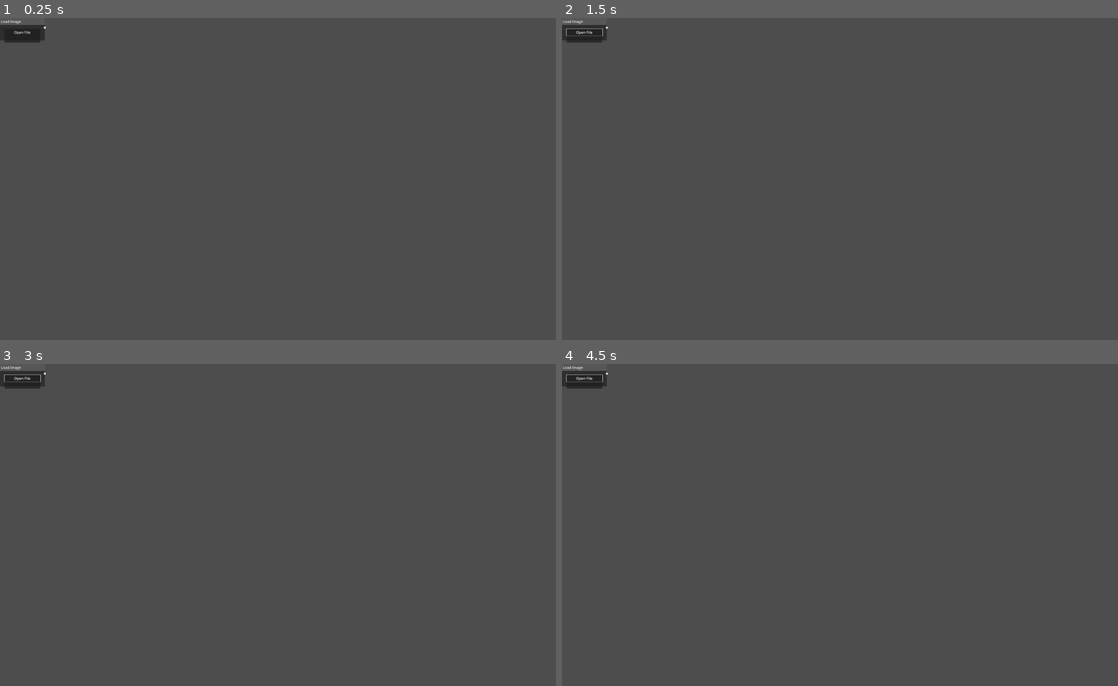
Above: before the commit, frames 1-4 (two rows, left to right).
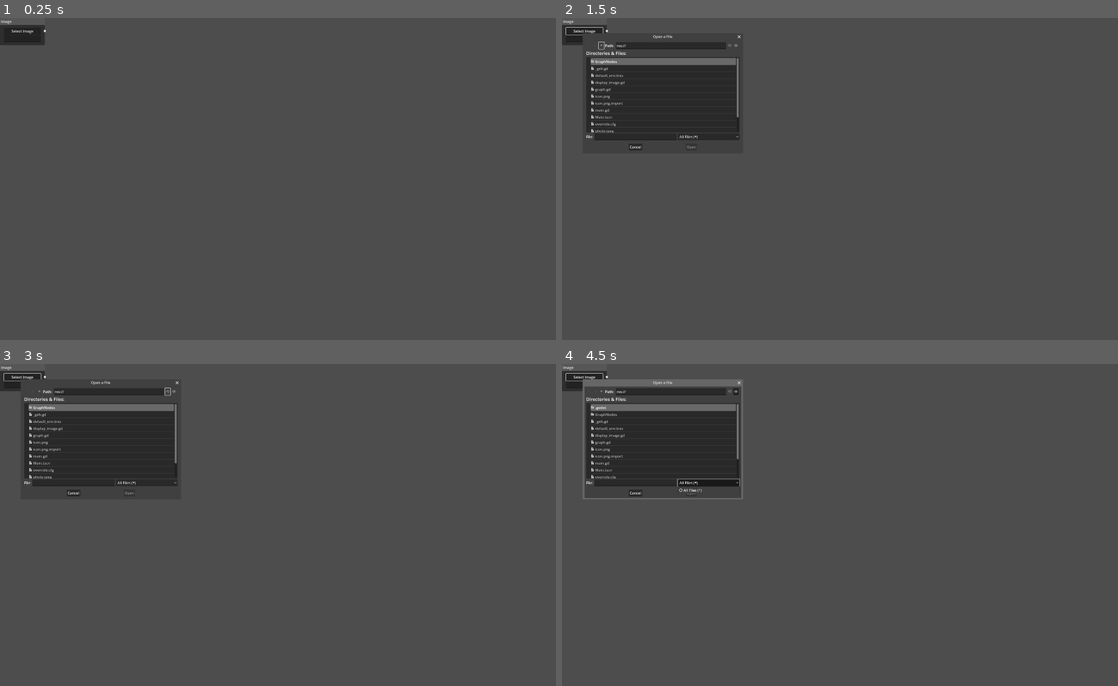
Above: after the commit, the same moments.

Repository: ad-si/FlowMage
Game: Godot game, scene res://GraphNodes/Image.tscn
The game is run twice, just before and just after one commit, with the same random seed, the same clock (stepped at 60 frames per second) and the same inputs. This scene is started directly instead of the project's main scene.
Inputs (mouse positions are in pixels of both pictures, inside the frame that each line leads up to):
- Up to frame 1 (0.25 s): no input
- Up to frame 2 (1.5 s): click "Open File" (after the commit: "Select Image") at 0.5 s; click (600, 46) at 1.27 s
- Up to frame 3 (3 s): click (38, 392) at 2.02 s; click (166, 392) at 2.77 s
- Up to frame 4 (4.5 s): click (734, 392) at 3.52 s; click (706, 483) at 4.25 s, where only the run after the commit has a clickable "All Files (*)"

The runs differ from the first frame. In frame 1, 0.1% of the frame differs, in the area x 0-9%, y 0-9%; in frame 2, 7.4%; in frame 3, 7.4%; in frame 4, 8.2%, in the area x 0-33%, y 0-43%.

Commit message:
Re-enable file dialog popup for selecting an image

Diff:
--- a/GraphNodes/Image.tscn
+++ b/GraphNodes/Image.tscn
@@ -5,12 +5,10 @@
 
 var current_path := \"\"
 
-signal file_dialog_request(source_node)
-
 
 func set_loaded_path(new_path):
 	current_path = new_path
-	$Wrapper/LineEdit.set_text(new_path)
+	$LineEdit.set_text(new_path)
 
 
 func _on_GraphNode_close_request():
@@ -18,14 +16,28 @@
 
 
 func _on_Button_pressed():
-	emit_signal(\"file_dialog_request\", get_instance_id())
+	print(\"Button was pressed\")
+	var fileDialog := FileDialog.new()
+	fileDialog.title = \"Select An Image\"
+	fileDialog.file_mode = FileDialog.FILE_MODE_OPEN_FILE
+	fileDialog.connect(\"file_selected\", Callable(self, \"on_file_selected\"))
+
+	add_child(fileDialog)
+	fileDialog.popup(Rect2(100, 100, 700, 500))
+
+	#file_dialog_request.emit(get_instance_id())
+
+func on_file_selected(filePath : String) :
+	print(\"Selected file:\", filePath)
+	current_path = filePath
+	$LineEdit.set_text(filePath)
 "
 
 [node name="ImageSelectNode" type="GraphNode"]
 offset_right = 200.0
-offset_bottom = 100.0
+offset_bottom = 121.0
 scale = Vector2(1, 1.00473)
-title = "Load Image"
+title = "Image"
 slot/0/left_enabled = false
 slot/0/left_type = 0
 slot/0/left_color = Color(1, 1, 1, 1)
@@ -44,31 +56,25 @@
 slot/1/right_color = Color(1, 1, 1, 1)
 slot/1/right_icon = null
 slot/1/draw_stylebox = true
+slot/2/left_enabled = false
+slot/2/left_type = 0
+slot/2/left_color = Color(1, 1, 1, 1)
+slot/2/left_icon = null
+slot/2/right_enabled = false
+slot/2/right_type = 0
+slot/2/right_color = Color(1, 1, 1, 1)
+slot/2/right_icon = null
+slot/2/draw_stylebox = true
 script = SubResource("1")
 
-[node name="Wrapper" type="Control" parent="."]
+[node name="Button" type="Button" parent="."]
 layout_mode = 2
+text = "Select Image"
 
-[node name="Button" type="Button" parent="Wrapper"]
-layout_mode = 0
-anchor_left = 0.5
-anchor_right = 0.5
-offset_left = -80.0
-offset_top = 5.0
-offset_right = 80.0
-offset_bottom = 20.0
-text = "Open File"
-
-[node name="LineEdit" type="LineEdit" parent="Wrapper"]
-layout_mode = 0
-anchor_left = 0.5
-anchor_right = 0.5
-offset_left = -80.0
-offset_top = 35.0
-offset_right = 80.0
-offset_bottom = 55.7411
+[node name="LineEdit" type="LineEdit" parent="."]
+layout_mode = 2
 
 [node name="Output Slot" type="Control" parent="."]
 layout_mode = 2
 
-[connection signal="pressed" from="Wrapper/Button" to="." method="_on_Button_pressed"]
+[connection signal="pressed" from="Button" to="." method="_on_Button_pressed"]
--- a/Main.tscn
+++ b/Main.tscn
@@ -1,6 +1,7 @@
-[gd_scene load_steps=4 format=3 uid="uid://dn3pv41edvkkt"]
+[gd_scene load_steps=5 format=3 uid="uid://dn3pv41edvkkt"]
 
 [ext_resource type="Script" path="res://display_image.gd" id="1"]
+[ext_resource type="Script" path="res://Main.gd" id="1_0jabs"]
 [ext_resource type="Script" path="res://graph.gd" id="3"]
 
 [sub_resource type="StyleBoxFlat" id="1"]
@@ -15,6 +16,7 @@
 grow_horizontal = 2
 grow_vertical = 2
 theme_override_styles/panel = SubResource("1")
+script = ExtResource("1_0jabs")
 
 [node name="Control" type="Control" parent="."]
 layout_mode = 1
@@ -53,10 +55,10 @@
 
 [node name="Show" type="GraphNode" parent="Control/Panel Left/GraphEdit"]
 layout_mode = 0
-offset_left = 891.0
-offset_top = 791.0
-offset_right = 976.0
-offset_bottom = 846.0
+offset_left = 887.0
+offset_top = 778.0
+offset_right = 972.0
+offset_bottom = 833.0
 mouse_filter = 1
 position_offset = Vector2(887, 778)
 title = "SHOW"
--- a/graph.gd
+++ b/graph.gd
@@ -13,6 +13,7 @@
 var last_popup_position = null # Vertex
 var last_popup_source_id = null # Instance id
 const imageNodeToPath := {} # Mappings of `nodeName: path`
+
 
 func _ready():
 	for graph_node in graph_nodes:
@@ -63,18 +64,13 @@
 	var selected_node = graph_nodes[id]
 	var node_instance = selected_node.scene.instantiate()
 
-	if selected_node.name == "Input/Image":
-		node_instance.connect(
-			"file_dialog_request",
-			Callable(self, "selet_image_node")
-		)
-
 	if last_popup_position != null:
 		node_instance.set_position(last_popup_position)
 
 	add_child(node_instance)
 
 func _on_file_dialog_request(source_node_id):
+	print("Open File Dialog")
 	$"../../FileDialog".popup()
 	last_popup_source_id = source_node_id
 
--- a/main.gd
+++ b/main.gd
@@ -1 +1,4 @@
-extends Control
+extends Panel
+
+func _ready():
+	print("Main panel is ready")
--- a/project.godot
+++ b/project.godot
@@ -24,6 +24,11 @@
 window/stretch/scale=1.5
 window/stretch/scale_mode="integer"
 
+[editor]
+
+version_control/plugin_name="GitPlugin"
+version_control/autoload_on_startup=true
+
 [gdnative]
 
 singletons=["res://addons/godot-git-plugin/git_api.gdnlib"]
